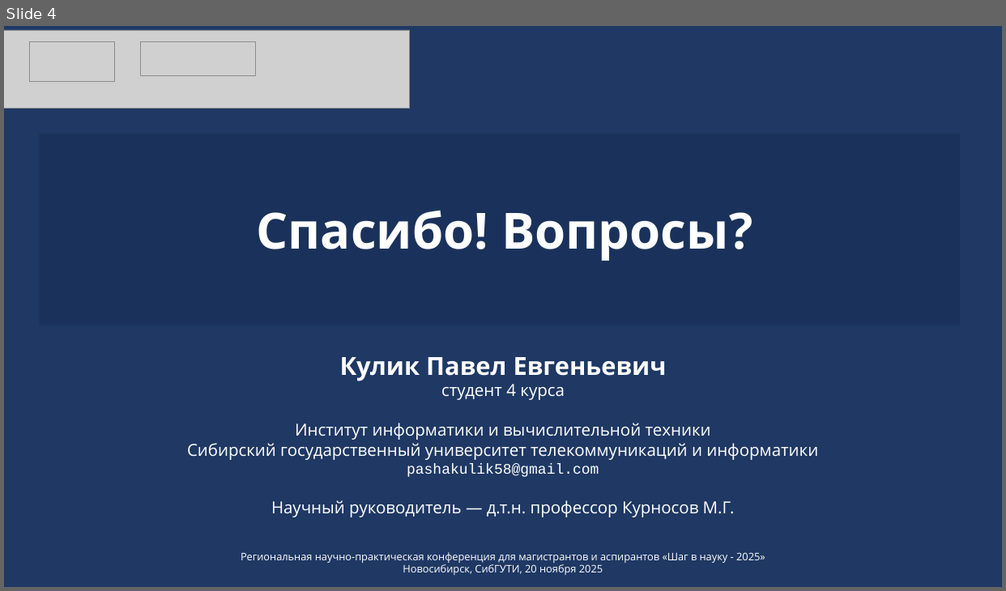
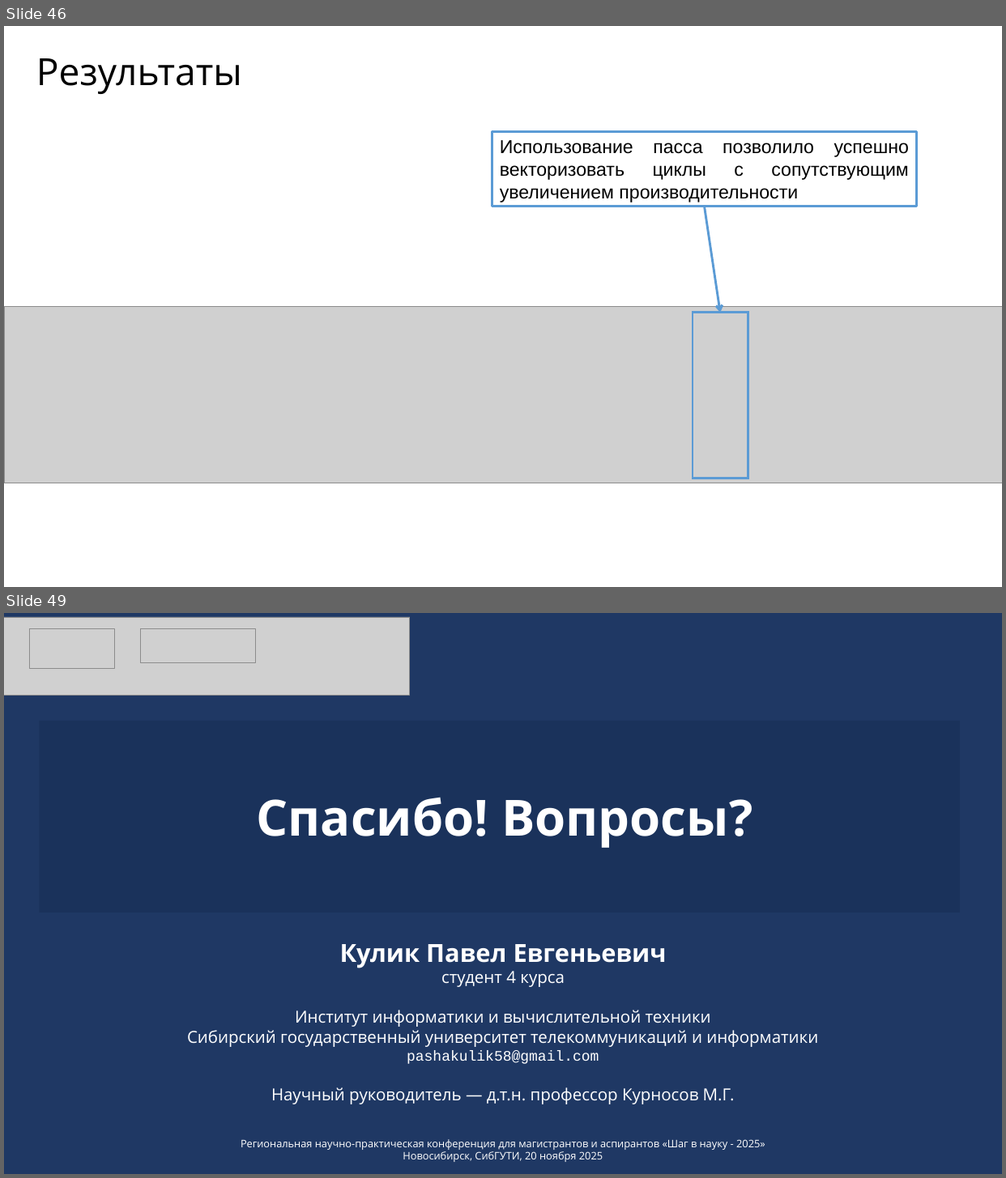
Before and after one commit to pahansan/step_in_science, a slide deck: presentation.pptx. Shown one above the other, each under a label of ours: slide 4 before the commit, slides 46 and 49 after it; the slides between them are not shown. The pictures are 1006x591 and 1006x1178 pixels, drawn with LibreOffice and Linux fonts; fonts in the diff are those of the drawing; grey boxes stand for pictures. Boxes give left, top, right and bottom in pixels: in the first picture for what was removed or moved away, otherwise in the second. Text is boxed around its words. In the diff, an @@ line names an element or a change of style, - is before the commit and + after.

```diff
--- a/presentation.pptx
+++ b/presentation.pptx
@@ slide 46 added at (4, 26, 1002, 587), background #FFFFFF @@
@@ text added at (36, 58, 242, 94), 36 pt, text #000000 @@
+Результаты
@@ rectangle added at (492, 131, 917, 207), outline #5B9BD5 2.25 pt, 18 pt, text #000000 @@
+Использование пасса позволило успешно векторизовать циклы с сопутствующим увеличением производительности
@@ arrow added from (705, 207) to (720, 313), #5B9BD5 2.25 pt @@
@@ picture added at (4, 307, 1002, 484) @@
@@ rectangle added at (692, 313, 748, 478), outline #5B9BD5 2.25 pt @@
@@ what was slide 4 is now slide 49 @@
```
Also in this commit, not shown: 1 slide changed, 44 other slides added.
